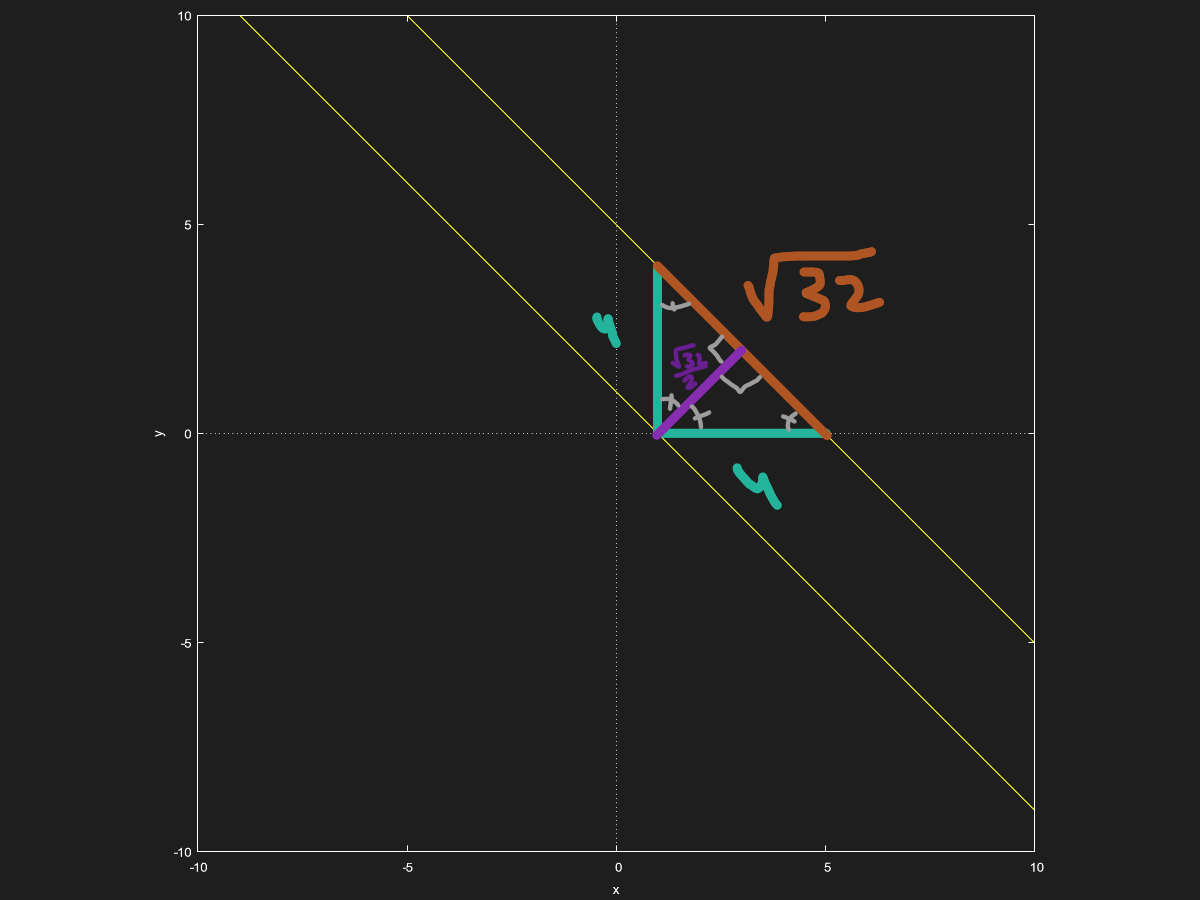
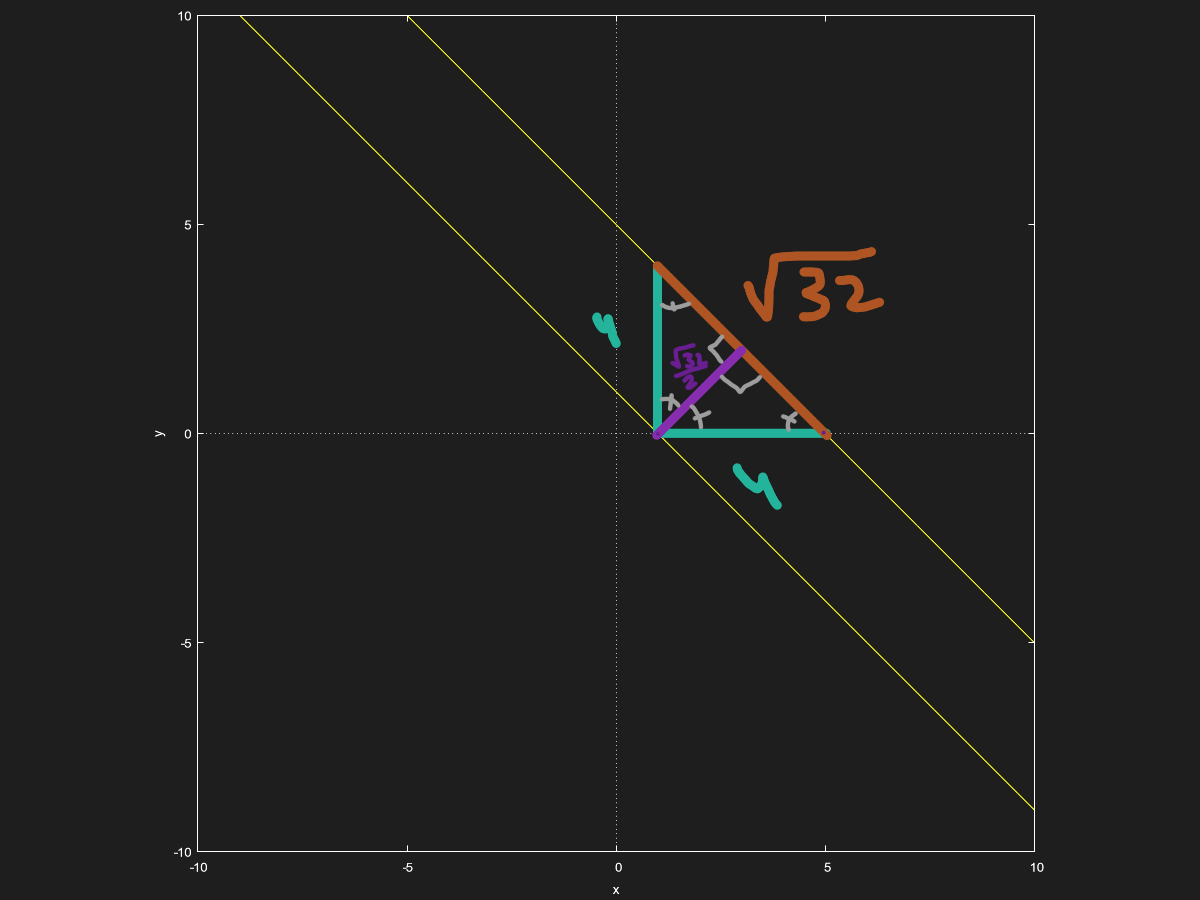
Before/after of a w=1200, h=900 layered artwork. What changed in the layer stack:
added layer "Paint Layer 7" in group "Group 1" over [655, 430, 826, 436]
